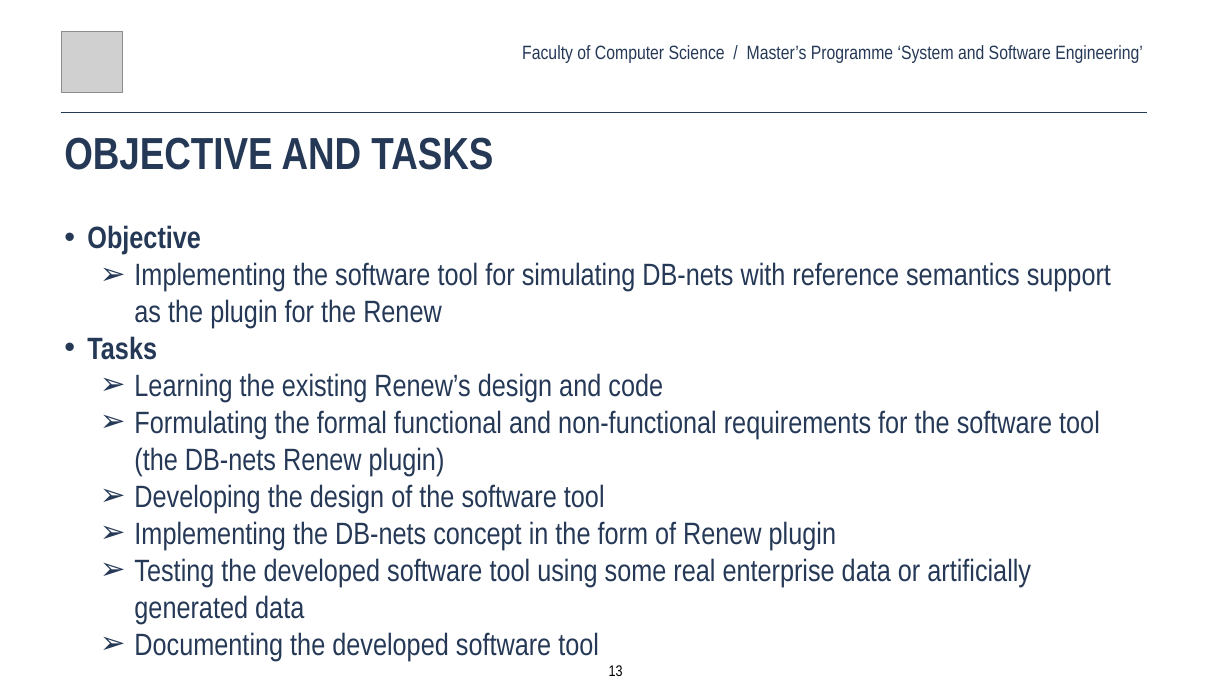
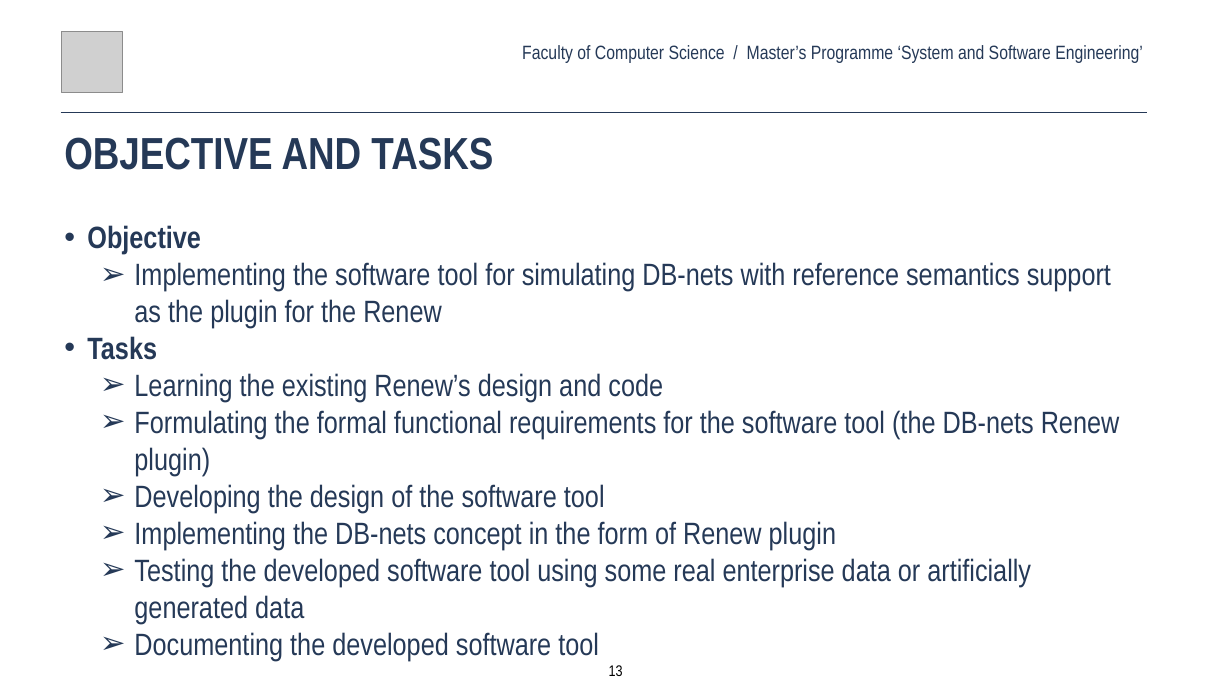
Before and after one commit to Glost/db_nets_renew_plugin, a slide deck: slide 13 of root/docs/slides/Rigin_Anton_Term_Project_Defense.pptx. Drawn at 1232x693 pixels with LibreOffice and Linux fonts; fonts in the diff are those of the drawing; grey boxes stand for pictures. Boxes give left, top, right and bottom in pixels: in the first picture for what was removed or moved away, otherwise in the second. Text is boxed around its words. In the diff, an @@ line names an element or a change of style, - is before the commit and + after.

Commit message:
#4 slides for defense slightly fixed

```diff
--- a/root/docs/slides/Rigin_Anton_Term_Project_Defense.pptx
+++ b/root/docs/slides/Rigin_Anton_Term_Project_Defense.pptx
@@ text at (134, 410, 1120, 476): text changed @@
-  ➢ Formulating the formal functional and non-functional requirements for the software tool (the DB-nets Renew plugin)
+  ➢ Formulating the formal functional requirements for the software tool (the DB-nets Renew plugin)
```
Also in this commit, not shown: 1 other file.
